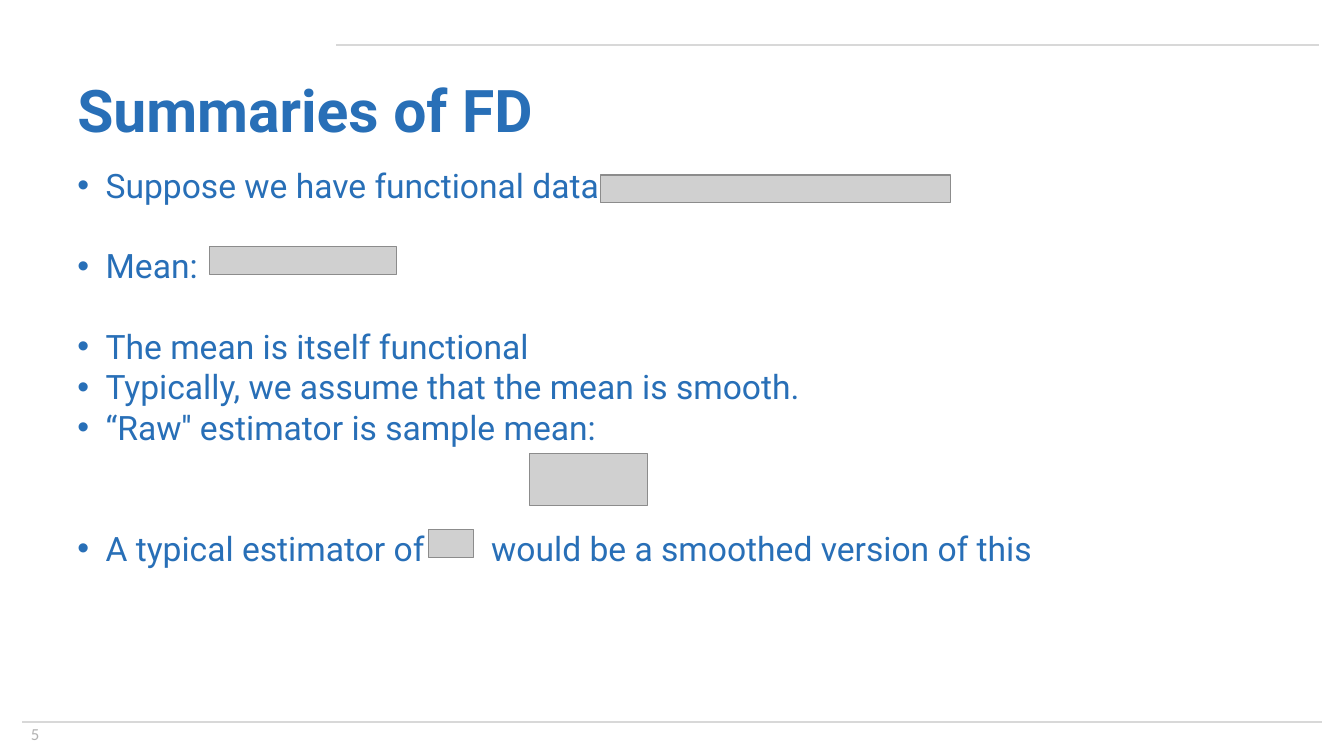
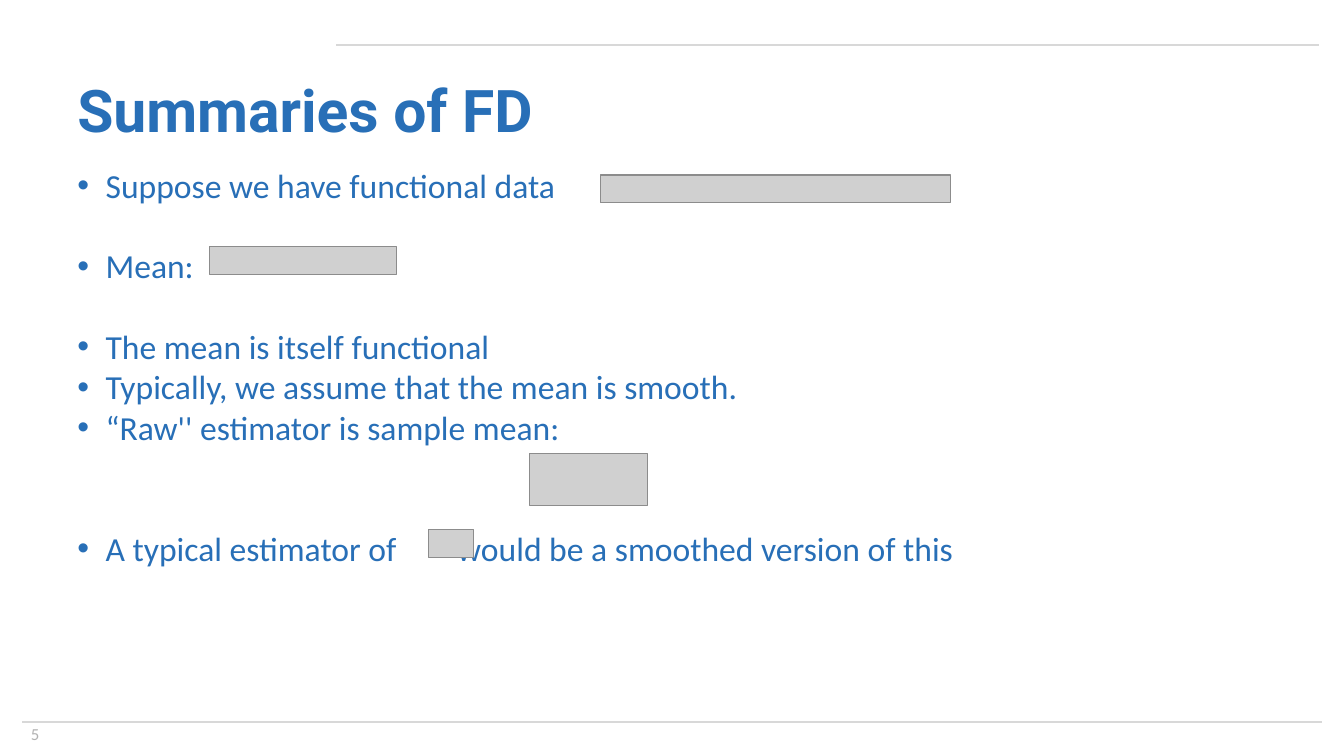
Before and after one commit to jeff-goldsmith/ENAR2021, a slide deck: slide 5 of SlidesPPT/ShortCourse_Notation.pptx. Drawn at 1344x756 pixels with LibreOffice and Linux fonts; fonts in the diff are those of the drawing; grey boxes stand for pictures; background and template pictures are left out. Boxes give left, top, right and bottom in pixels: in the first picture for what was removed or moved away, otherwise in the second. Text is boxed around its words. In the diff, an @@ line names an element or a change of style, - is before the commit and + after.

```diff
--- a/SlidesPPT/ShortCourse_Notation.pptx
+++ b/SlidesPPT/ShortCourse_Notation.pptx
@@ text "Suppose we have functional data" at (x1=106, y1=174, x2=953, y2=567): font Roboto to Calibri @@
```
Also in this commit, not shown: 10 other slides changed, 1 slide removed, 8 other files.
